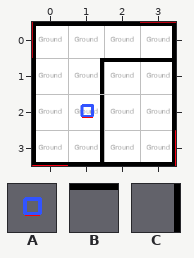
A Tiled map gets an edit: CassiopeeUnity/Assets/Worlds/Cassiopee/Data/Level2Room5.tmx. That is the earlier state.
Cells are 50x50 px. Shown: x 0..3, y 0..3.
Key: from "Deco": A 6 "object"; from "Master": B 4 turned 180 "/Base/Wall", C 4 turned 270 "/Base/Wall".
_ is an empty cell.
Objects are placed by their top-left corner, in cells (3,4 is the top-left corner of cell 3,4); size is 1x1 cell unless given.
Layers that did not change in this view are not listed.
Objects on layer "Floor 0/Objects" before:
A "Vent" at 1,2
Once edited:
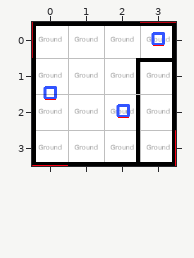
The edit:
Changed rows in their new state; . is an unchanged cell.
Layer "Floor 0/Walls2":
first column x 1:
1 _C
3 _C
Layer "Floor 0/WallsAboveVent":
first column x 1:
2 _C
Layer "Floor 0/Objects":
changed: A "Vent" at 1,2 -> A "Vent" at 2,2
added: A "Pipes" at 3,0
added: A "PipesLong" at 0,1.5
Boxes around the changes in both pictures, in picture pixels (x1, y1, x2, y2):
changed: (43, 32, 165, 162)
